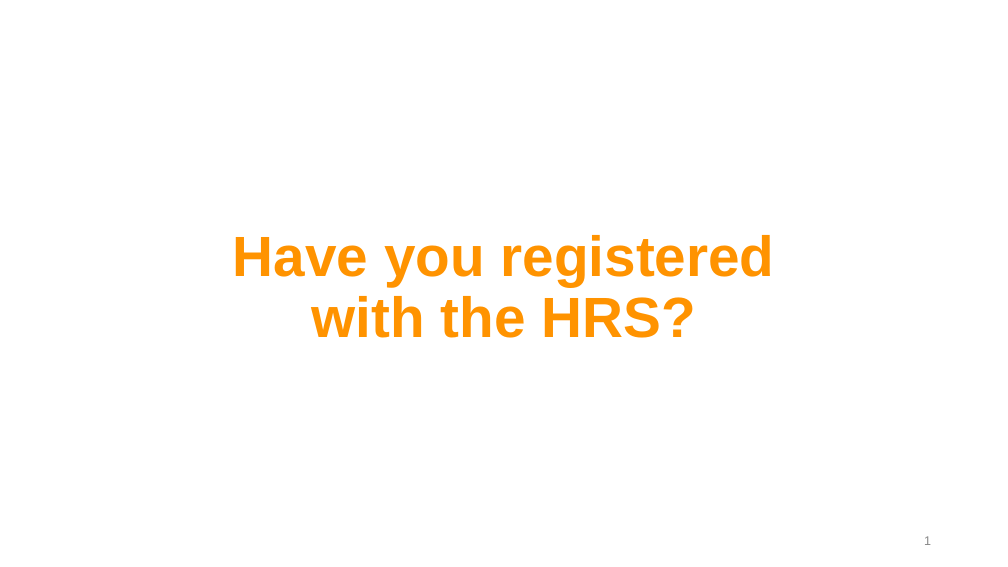
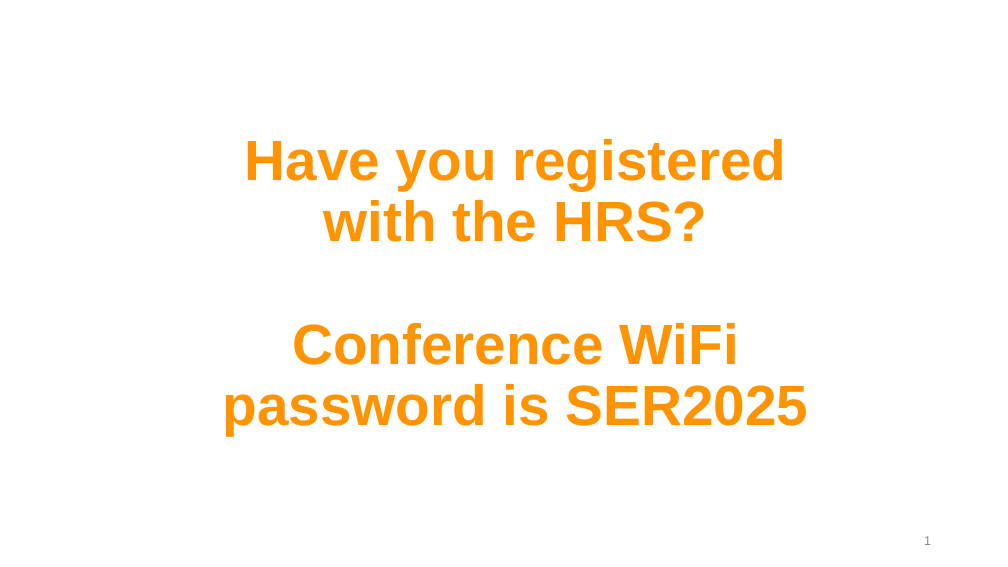
Before and after one commit to VabLab/Quantile-Regression-Workshop, a slide deck: slide 1 of 2025 QR Workshop.pptx. Drawn at 1008x567 pixels with LibreOffice and Linux fonts; fonts in the diff are those of the drawing. Boxes give left, top, right and bottom in pixels: in the first picture for what was removed or moved away, otherwise in the second. Text is boxed around its words. In the diff, an @@ line names an element or a change of style, - is before the commit and + after.

```diff
--- a/2025 QR Workshop.pptx
+++ b/2025 QR Workshop.pptx
@@ title at [223, 139, 809, 435]: text changed @@
-Have you registered with the HRS?
+Have you registered with the HRS?
+Conference WiFi password is SER2025
```
Also in this commit, not shown: 3 other slides changed, 1 other file.
